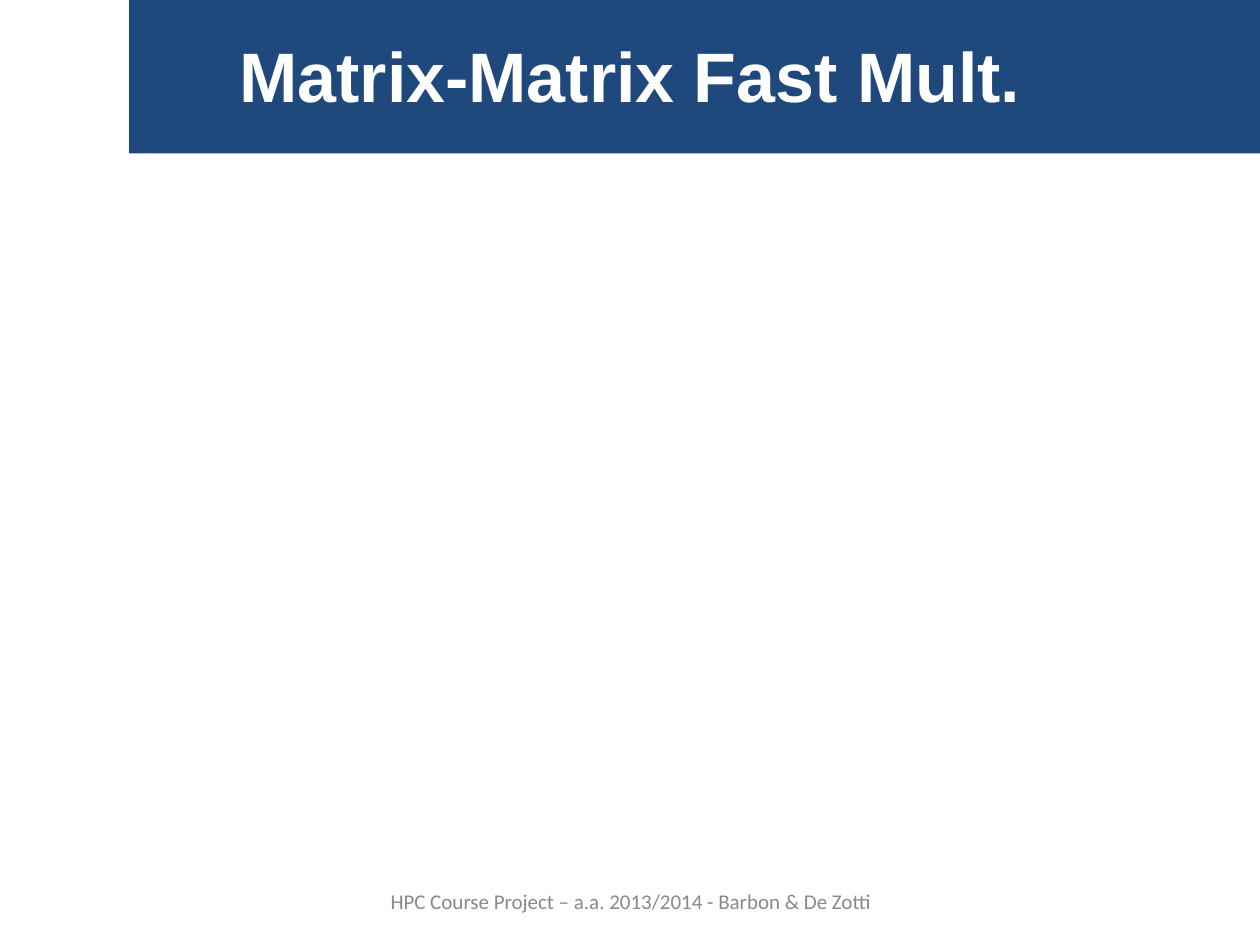
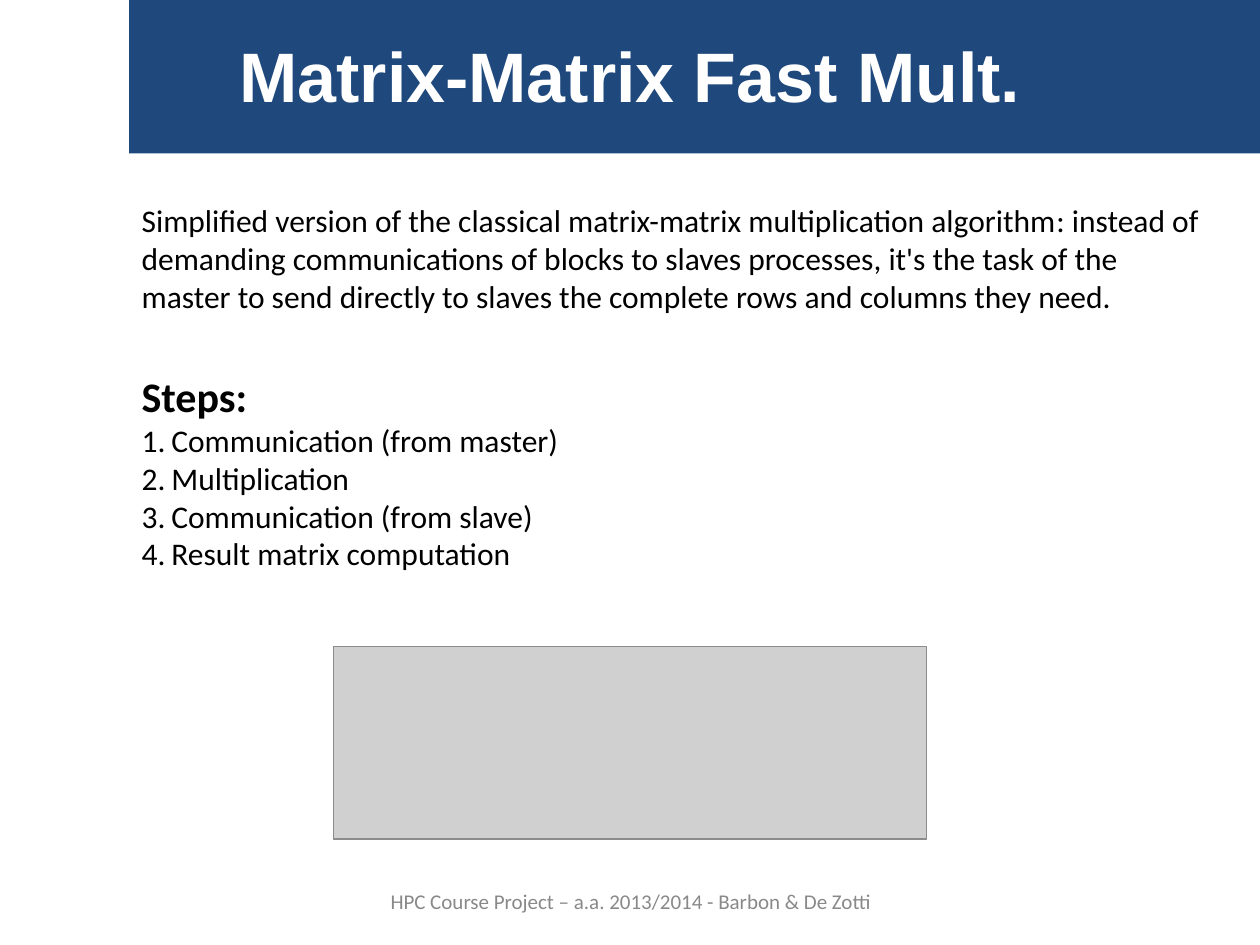
Before and after one commit to gbarbon/gbarbon_projects, a slide deck: slide 8 of hpc_clean/hpc_report/hpc_presentation_0.1.ppt. Drawn at 1260x945 pixels with LibreOffice and Linux fonts; fonts in the diff are those of the drawing; grey boxes stand for pictures. Boxes give left, top, right and bottom in pixels: in the first picture for what was removed or moved away, otherwise in the second. Text is boxed around its words. In the diff, an @@ line names an element or a change of style, - is before the commit and + after.

```diff
--- a/hpc_clean/hpc_report/hpc_presentation_0.1.ppt
+++ b/hpc_clean/hpc_report/hpc_presentation_0.1.ppt
@@ text added at [142, 210, 1198, 313], 18 pt, text #000000 @@
+Simplified version of the classical matrix-matrix multiplication algorithm: instead of demanding communications of blocks to slaves processes, it's the task of the master to send directly to slaves the complete rows and columns they need.
@@ text added at [142, 384, 558, 570], 18 pt, text #000000 @@
+Steps:
+1. Communication (from master)
+2. Multiplication
+3. Communication (from slave)
+4. Result matrix computation
@@ picture added at [333, 646, 926, 839] @@
```
Also in this commit, not shown: 4 other slides changed.
